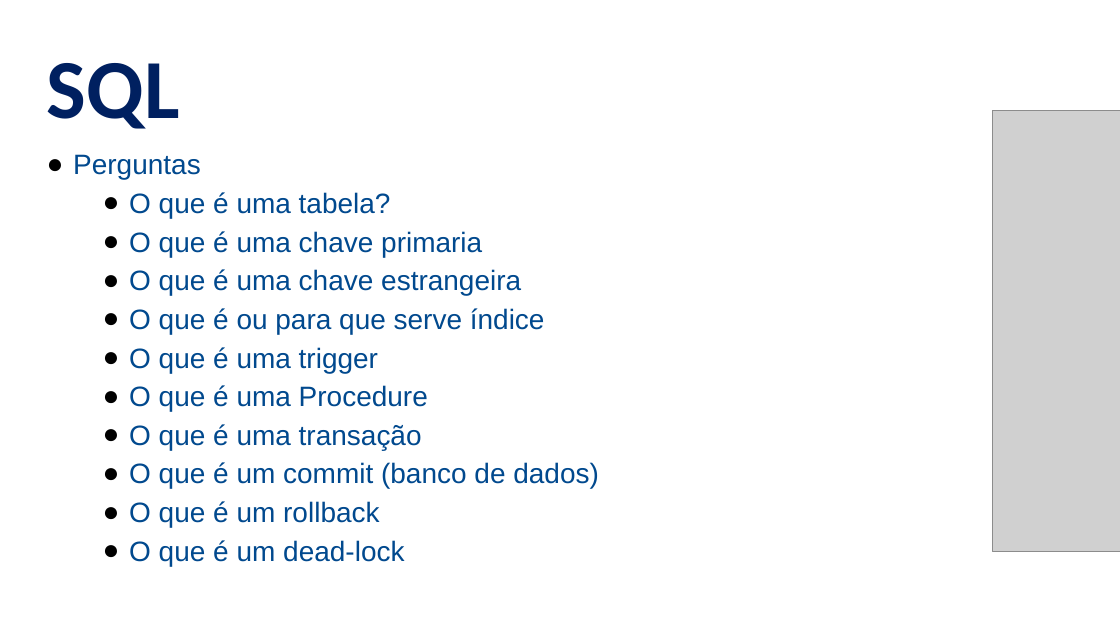
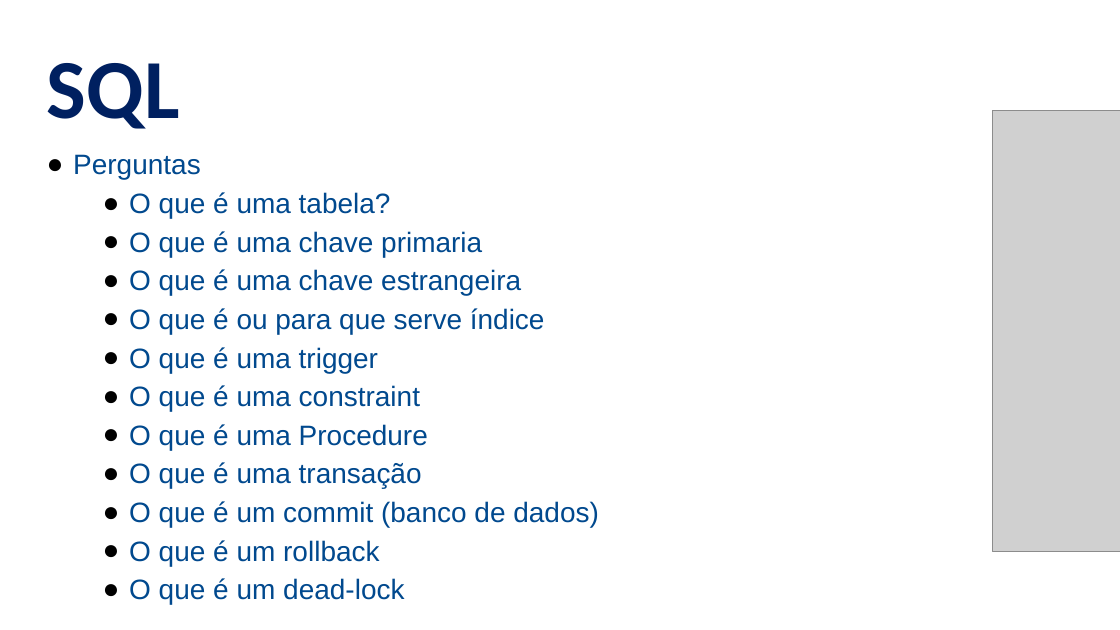
Before and after one commit to alandsilvasouza/PY2, a slide deck: slide 9 of aula11/Aula11.pptx. Drawn at 1120x630 pixels with LibreOffice and Linux fonts; fonts in the diff are those of the drawing; grey boxes stand for pictures. Boxes give left, top, right and bottom in pixels: in the first picture for what was removed or moved away, otherwise in the second. Text is boxed around its words. In the diff, an @@ line names an element or a change of style, - is before the commit and + after.

```diff
--- a/aula11/Aula11.pptx
+++ b/aula11/Aula11.pptx
@@ text at <box>129,385,420,411</box>: paragraph added @@
+  ● O que é uma constraint
```
Also in this commit, not shown: 1 slide added.
